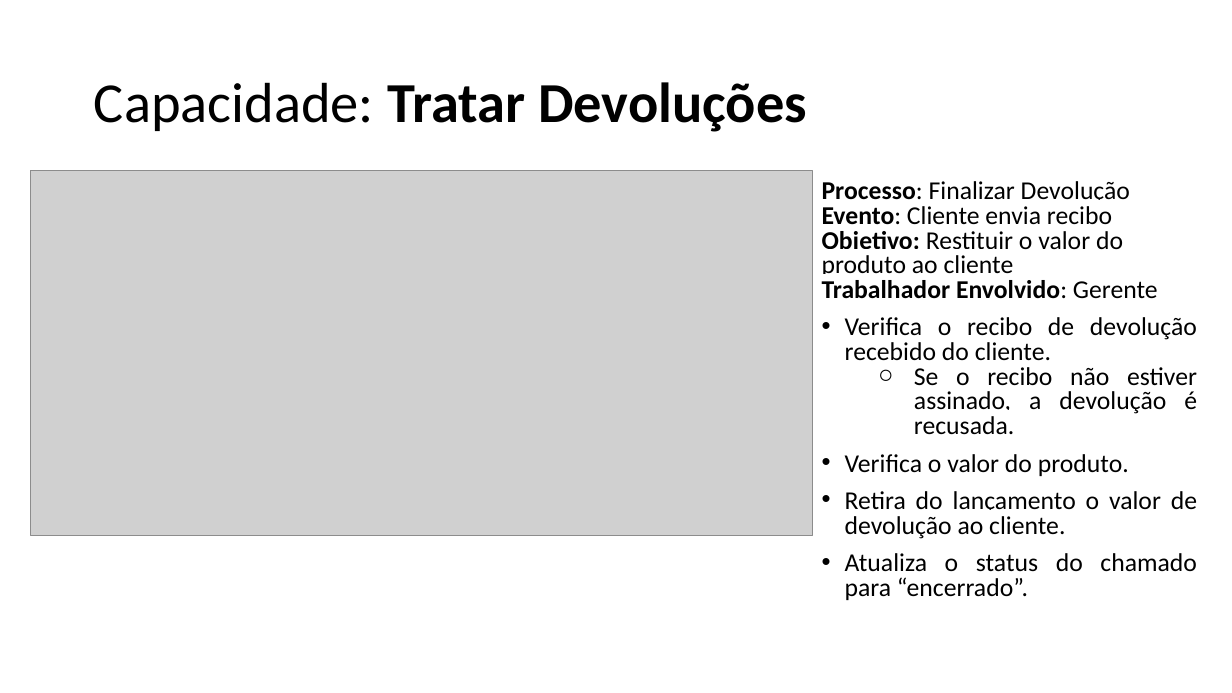
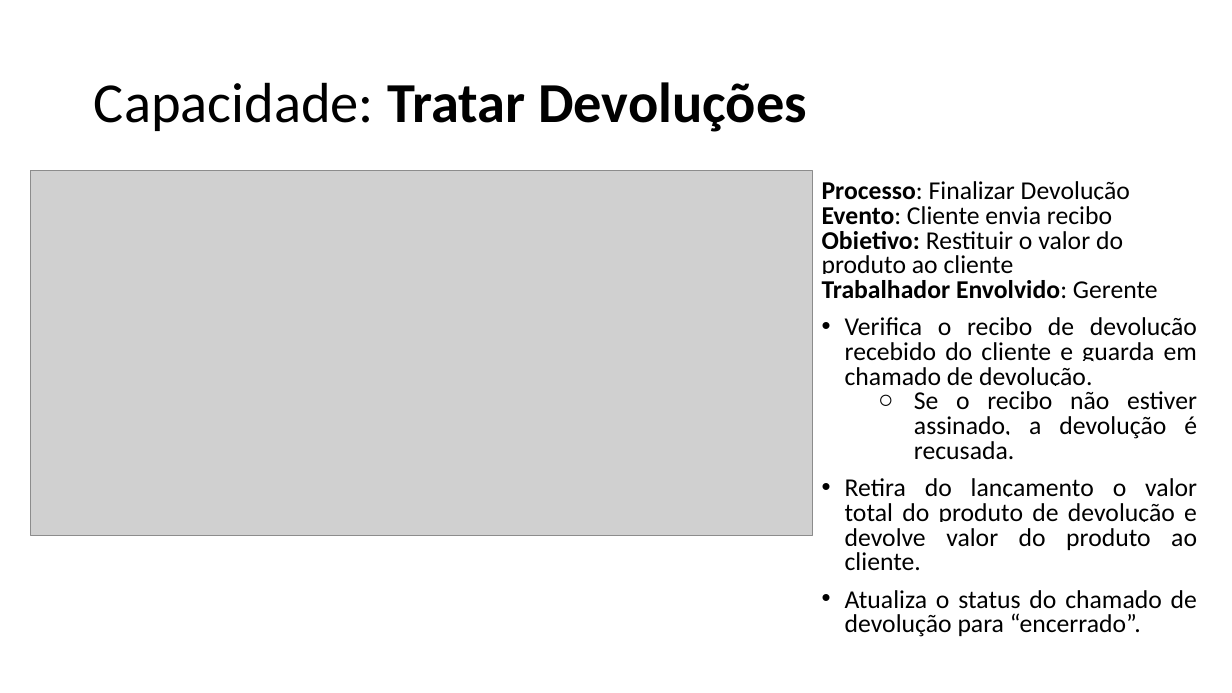
Before and after one commit to emersonsoaresdasilva/projeto-ope, a slide deck: slide 14 of 18-Descrição dos Processos de Negócio.pptx. Drawn at 1232x693 pixels with LibreOffice and Linux fonts; fonts in the diff are those of the drawing; grey boxes stand for pictures. Boxes give left, top, right and bottom in pixels: in the first picture for what was removed or moved away, otherwise in the second. Text is boxed around its words. In the diff, an @@ line names an element or a change of style, - is before the commit and + after.

```diff
--- a/18-Descrição dos Processos de Negócio.pptx
+++ b/18-Descrição dos Processos de Negócio.pptx
@@ text at (845, 317, 1197, 386): text changed @@
-• Verifica o recibo de devolução recebido do cliente.
+• Verifica o recibo de devolução recebido do cliente e guarda em chamado de devolução.
@@ text at (845, 478, 1197, 637): text changed @@
-• Verifica o valor do produto.
-• Retira do lançamento o valor de devolução ao cliente.
-• Atualiza o status do chamado para “encerrado”.
+• Retira do lançamento o valor total do produto de devolução e devolve valor do produto ao cliente.
+• Atualiza o status do chamado de devolução para “encerrado”.
```
Also in this commit, not shown: 22 other slides changed, 13 other files.
